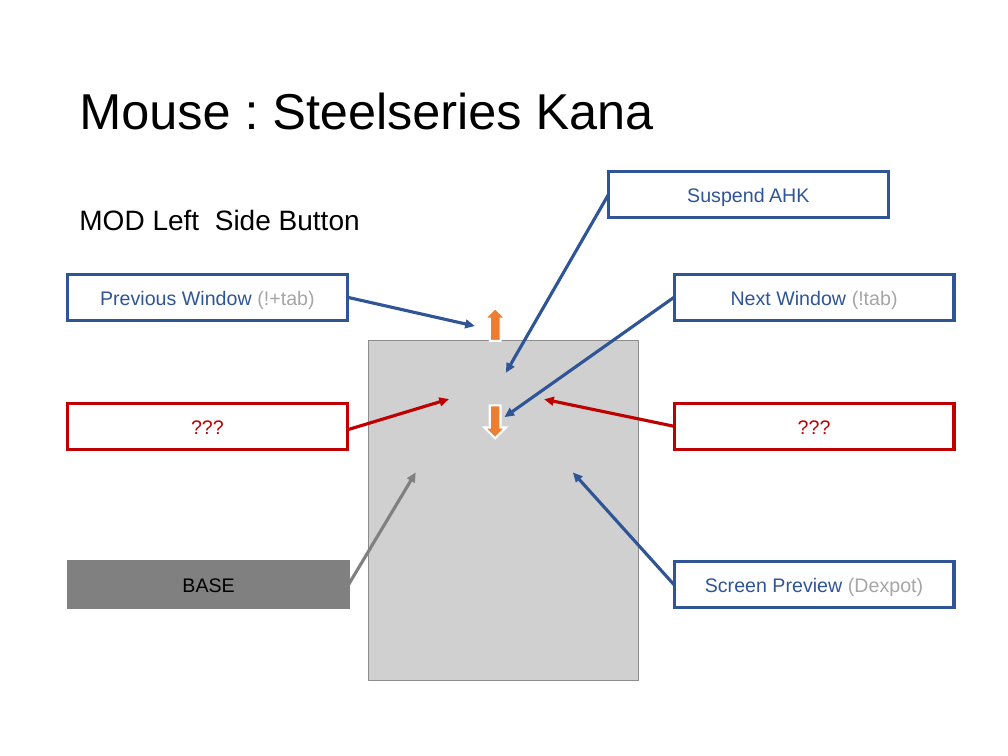
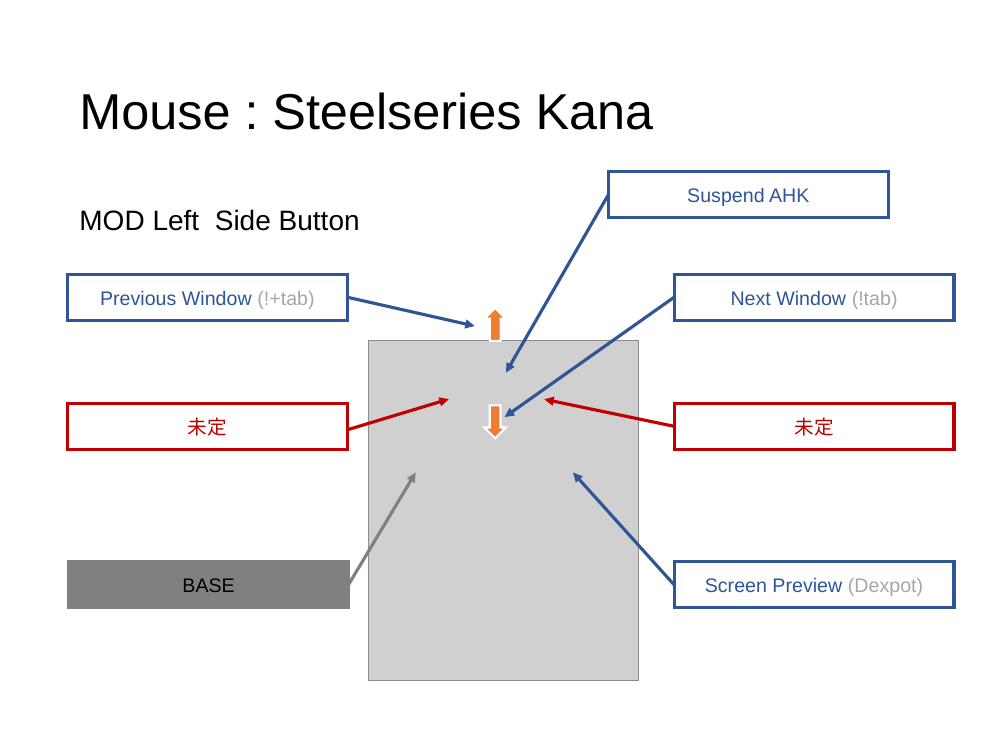
Before and after one commit to ittooo66/myAHK, a slide deck: slide 4 of MANUAL.pptx. Drawn at 1008x756 pixels with LibreOffice and Linux fonts; fonts in the diff are those of the drawing; grey boxes stand for pictures. Boxes give left, top, right and bottom in pixels: in the first picture for what was removed or moved away, otherwise in the second. Text is boxed around its words. In the diff, an @@ line names an element or a change of style, - is before the commit and + after.

```diff
--- a/MANUAL.pptx
+++ b/MANUAL.pptx
@@ text in rectangle at (x1=188, y1=417, x2=227, y2=436): text changed @@
-???
+未定
@@ text in rectangle at (x1=794, y1=417, x2=833, y2=436): text changed @@
-???
+未定
```
Also in this commit, not shown: 1 other slide changed.
